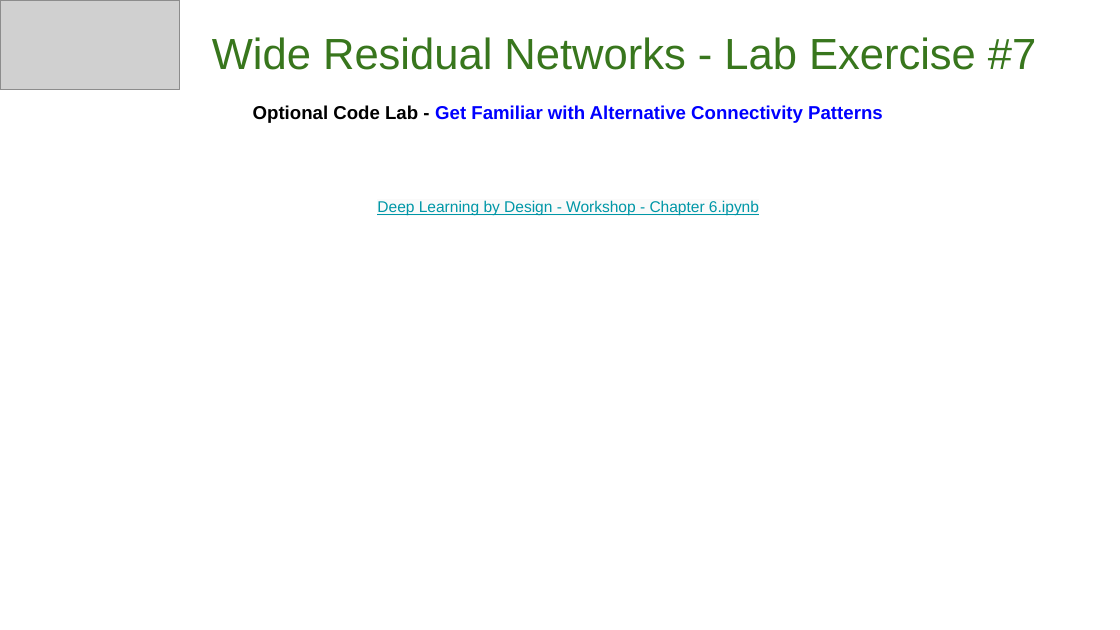
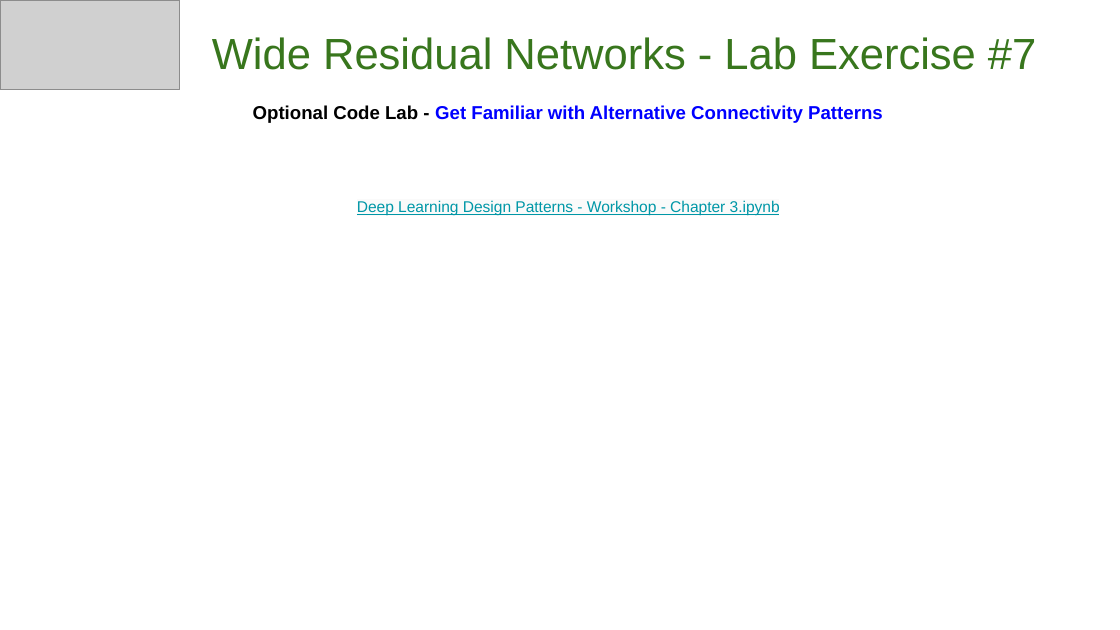
Before and after one commit to GoogleCloudPlatform/keras-idiomatic-programmer, a slide deck: slide 33 of books/deep-learning-design-patterns/Workshops/Junior/Deep Learning Design Patterns - Workshop - Chapter 3.pptx. Drawn at 1120x630 pixels with LibreOffice and Linux fonts; fonts in the diff are those of the drawing; grey boxes stand for pictures. Boxes give left, top, right and bottom in pixels: in the first picture for what was removed or moved away, otherwise in the second. Text is boxed around its words. In the diff, an @@ line names an element or a change of style, - is before the commit and + after.

```diff
--- a/books/deep-learning-design-patterns/Workshops/Junior/Deep Learning Design Patterns - Workshop - Chapter 3.pptx
+++ b/books/deep-learning-design-patterns/Workshops/Junior/Deep Learning Design Patterns - Workshop - Chapter 3.pptx
@@ text at (357,200,780,216): text changed @@
-Deep Learning by Design - Workshop - Chapter 6.ipynb
+Deep Learning Design Patterns - Workshop - Chapter 3.ipynb
```
Also in this commit, not shown: 1 other slide changed, 2 other files.
